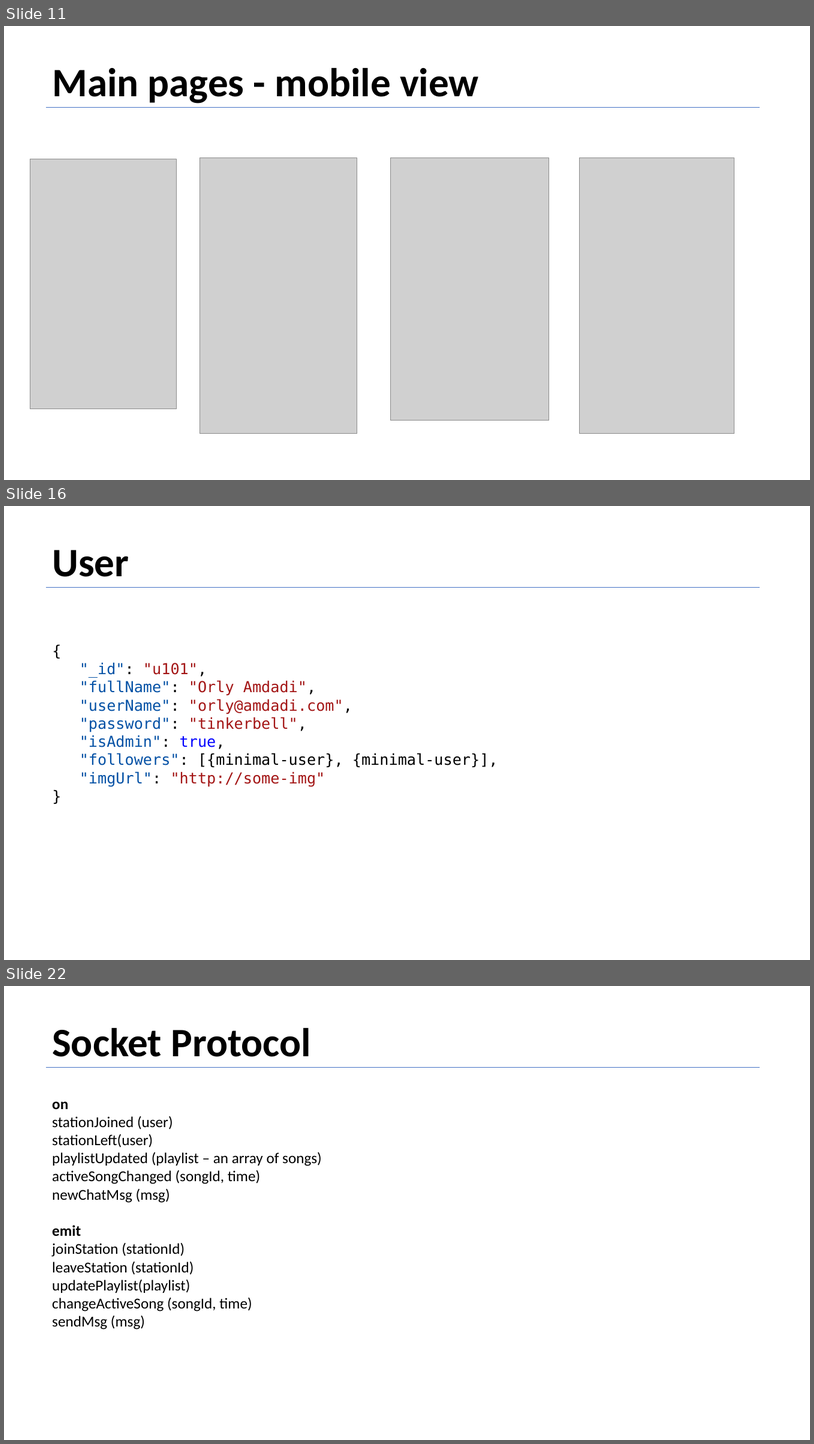
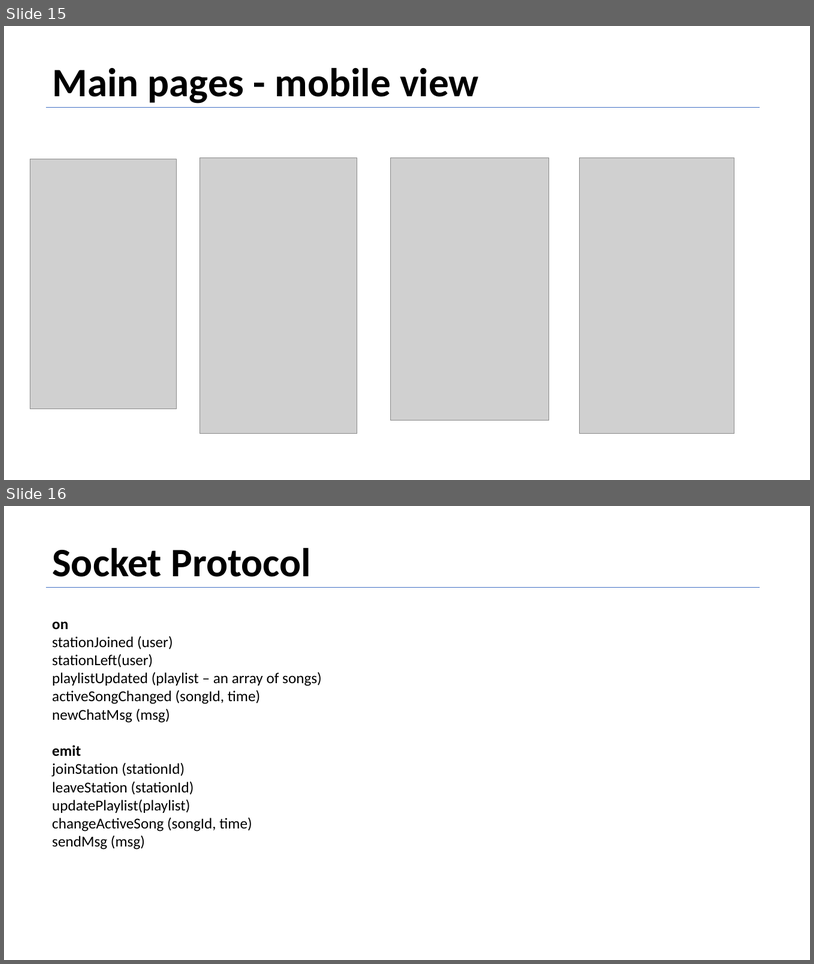
Before and after one commit to EmanuelBenHamo/Fiver-Final-Sprint, a slide deck: Product Definition Document Sample - Vybing - v1.5.pptx. Shown one above the other, each under a label of ours: slides 11, 16 and 22 before the commit, slides 15 and 16 after it; the slides between them are not shown. The pictures are 814x1444 and 814x964 pixels, drawn with LibreOffice and Linux fonts; fonts in the diff are those of the drawing; grey boxes stand for pictures. Boxes give left, top, right and bottom in pixels: in the first picture for what was removed or moved away, otherwise in the second. Text is boxed around its words. In the diff, an @@ line names an element or a change of style, - is before the commit and + after.

```diff
--- a/Product Definition Document Sample - Vybing - v1.5.pptx
+++ b/Product Definition Document Sample - Vybing - v1.5.pptx
@@ slide 16 removed at <box>4,506,810,960</box>, background #FFFFFF @@
@@ text removed at <box>52,550,129,577</box> @@
-User
@@ line removed from (47, 587) to (760, 587) @@
@@ text removed at <box>80,663,498,787</box> @@
-{
-"_id": "u101",
-"fullName": "Orly Amdadi",
-"userName": "orly@amdadi.com",
-"password": "tinkerbell",
-"isAdmin": true,
-"followers": [{minimal-user}, {minimal-user}],
-"imgUrl": "http://some-img"
-}
@@ what was slide 11 is now slide 15 @@
@@ what was slide 22 is now slide 16 @@
```
Also in this commit, not shown: 7 slides added, 12 other slides removed.
